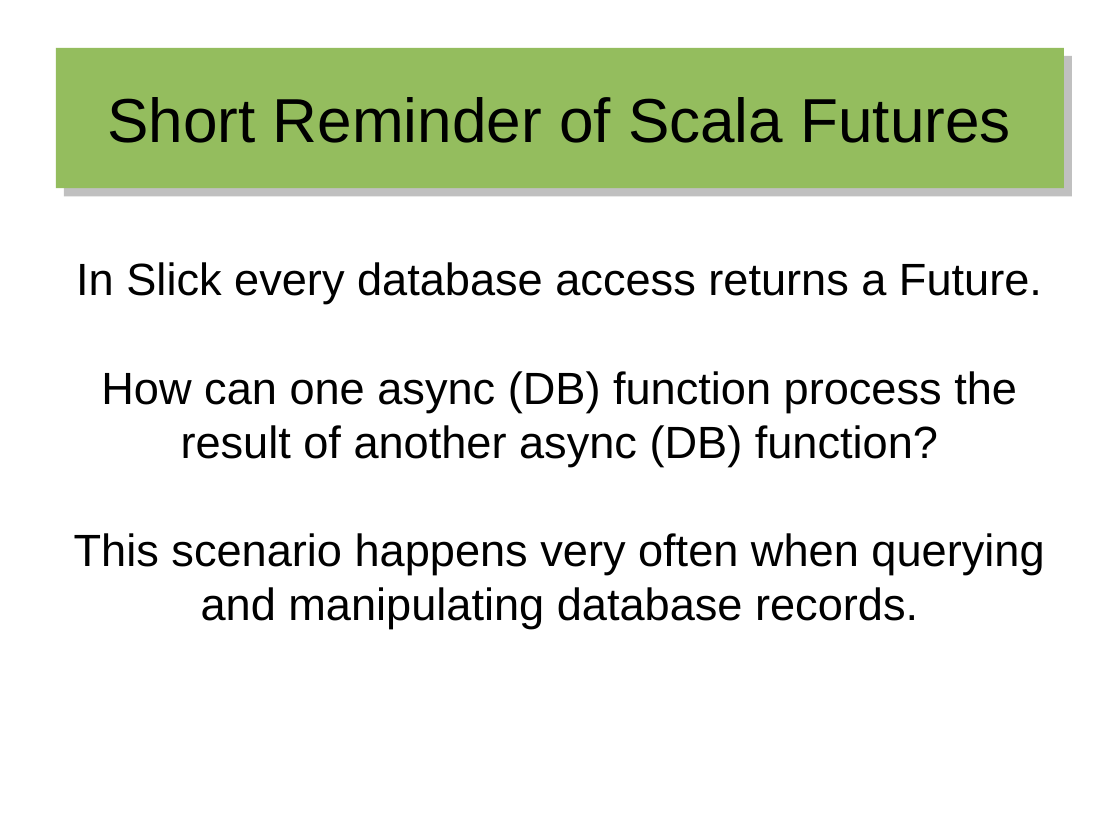
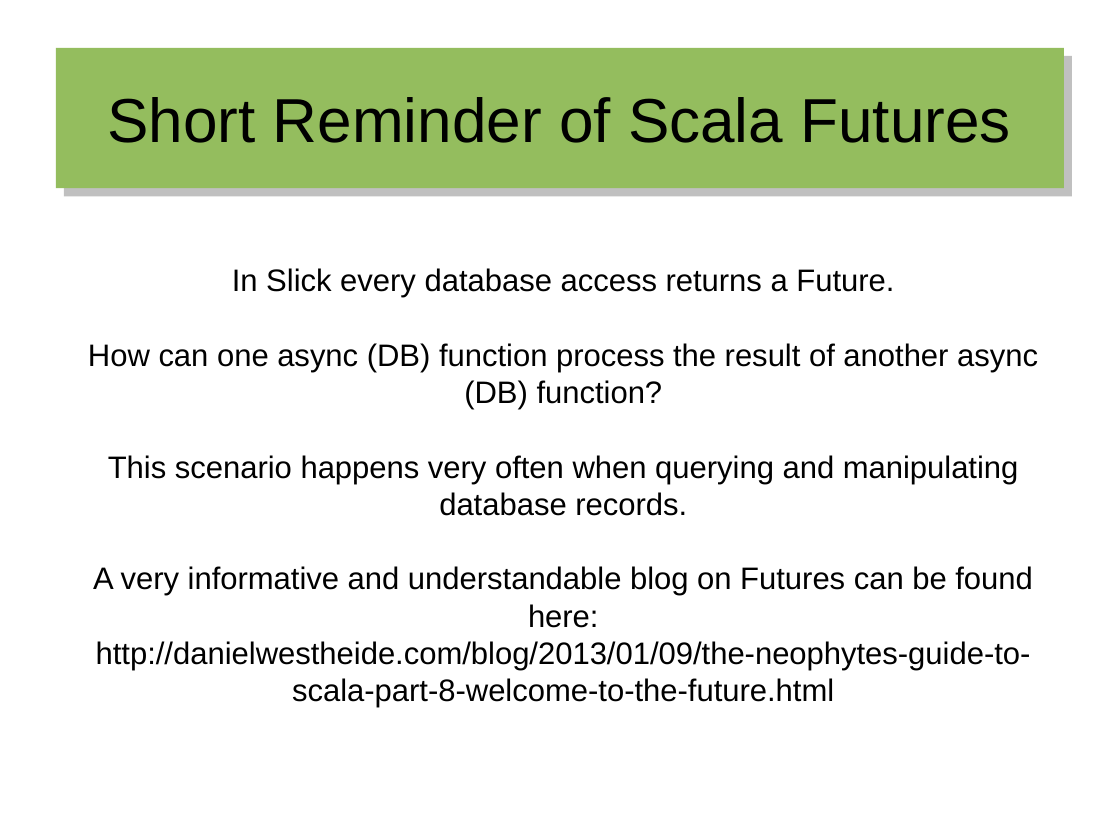
Before and after one commit to hermannhueck/MusicService, a slide deck: slide 10 of Services/MusicService-Play-Scala-Slick-NoAuth/Slides/2016-01-19_Implementing-a-many-to-many-Relationship-with-Slick.odp. Drawn at 1120x840 pixels with LibreOffice and Linux fonts; fonts in the diff are those of the drawing. Boxes give left, top, right and bottom in pixels: in the first picture for what was removed or moved away, otherwise in the second. Text is boxed around its words. In the diff, an @@ line names an element or a change of style, - is before the commit and + after.

Commit message:
Slides improved

```diff
--- a/Services/MusicService-Play-Scala-Slick-NoAuth/Slides/2016-01-19_Implementing-a-many-to-many-Relationship-with-Slick.odp
+++ b/Services/MusicService-Play-Scala-Slick-NoAuth/Slides/2016-01-19_Implementing-a-many-to-many-Relationship-with-Slick.odp
@@ subtitle "In Slick every database access ...": place and size @@
-subtitle "In Slick every database access ..." at (74, 262, 1044, 629)
+subtitle "In Slick every database access ..." at (88, 268, 1038, 708)
@@ subtitle at (88, 268, 1038, 516): size 32 to 22 pt in "In Slick every database access returns a ...", "How can one async (DB) function process ...", "This scenario happens very often when querying ..." @@
@@ subtitle at (93, 566, 1033, 708): paragraphs added @@
+A very informative and understandable blog on Futures can be found here:
+http://danielwestheide.com/blog/2013/01/09/the-neophytes-guide-to-scala-part-8-welcome-to-the-future.html
```
Also in this commit, not shown: 1 other slide changed, 2 other files.
